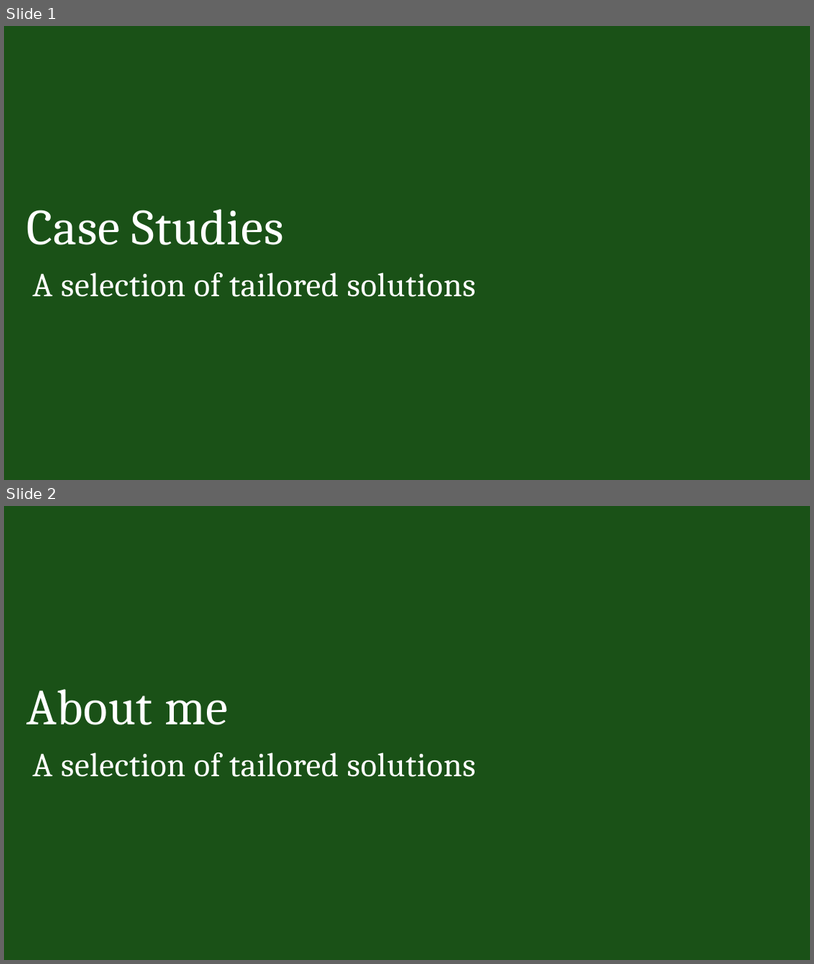
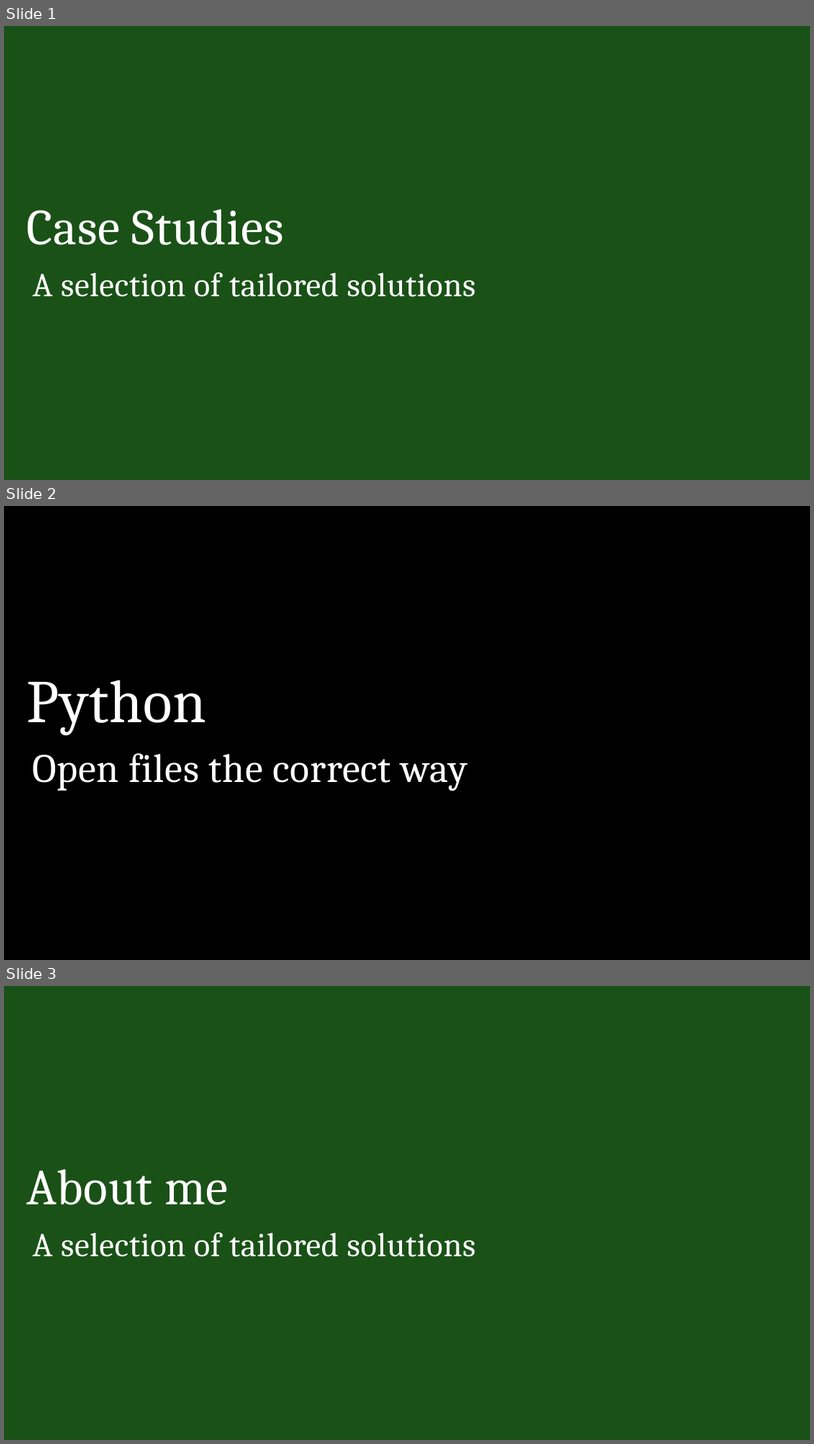
Before and after one commit to Tooblippe/tooblippe, a slide deck: assets/presentation-elements.pptx. Shown one above the other, each under a label of ours: slides 1 and 2 before the commit, slides 1, 2 and 3 after it. The pictures are 814x964 and 814x1444 pixels, drawn with LibreOffice and Linux fonts; fonts in the diff are those of the drawing. Boxes give left, top, right and bottom in pixels: in the first picture for what was removed or moved away, otherwise in the second. Text is boxed around its words. In the diff, an @@ line names an element or a change of style, - is before the commit and + after.

```diff
--- a/assets/presentation-elements.pptx
+++ b/assets/presentation-elements.pptx
@@ slide 2 added at box(4, 506, 810, 960), background #000000 @@
@@ title added at box(27, 680, 206, 735), 72 pt, text #FFFFFF @@
+Python
@@ subtitle added at box(33, 753, 468, 791), 48 pt, text #FFFFFF @@
+Open files the correct way
@@ what was slide 2 is now slide 3 @@
```
Also in this commit, not shown: 2 slides changed, 1 other slide added, 1 slide removed, 4 other files.
